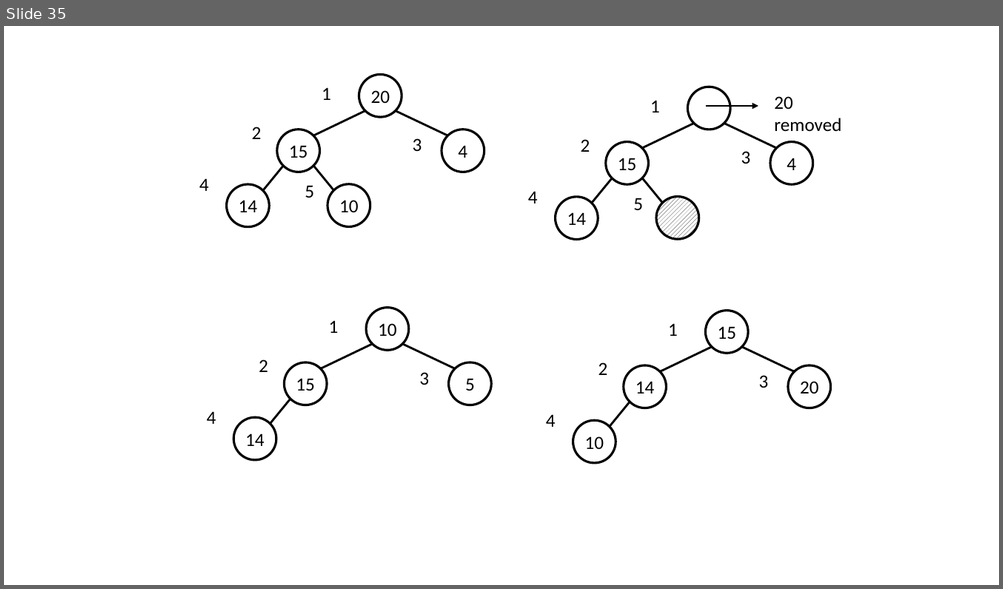
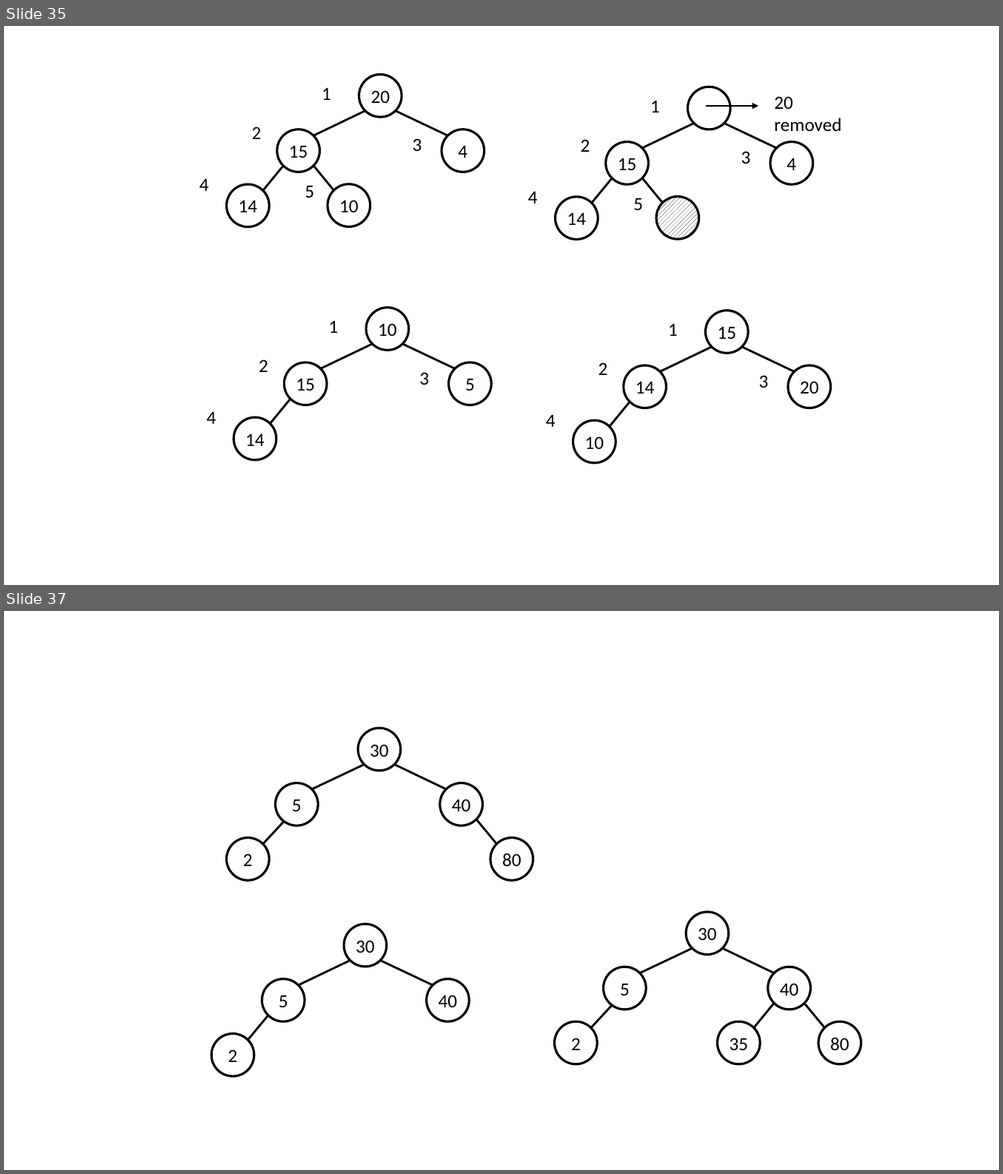
Before and after one commit to resourceful/lecture_dsa2017-1, a slide deck: DSA07-Tree/figures/figures.pptx. Shown one above the other, each under a label of ours: slide 35 before the commit, slides 35 and 37 after it; the slides between them are not shown. The pictures are 1003x589 and 1003x1174 pixels, drawn with LibreOffice and Linux fonts; fonts in the diff are those of the drawing. Boxes give left, top, right and bottom in pixels: in the first picture for what was removed or moved away, otherwise in the second. Text is boxed around its words. In the diff, an @@ line names an element or a change of style, - is before the commit and + after.

```diff
--- a/DSA07-Tree/figures/figures.pptx
+++ b/DSA07-Tree/figures/figures.pptx
@@ slide 37 added at (4, 611, 999, 1170), background #FFFFFF @@
@@ group added at (226, 728, 533, 880): 5 ellipses, 4 lines @@
+30
+40
+80
+5
+2
@@ ellipse added at (344, 924, 386, 967), fill #FFFFFF, outline #000000 2.25 pt, 18 pt, text #000000 @@
+30
@@ line added from (350, 961) to (298, 985), #000000 2 pt @@
@@ line added from (380, 961) to (432, 985), #000000 2 pt @@
@@ ellipse added at (262, 980, 304, 1022), fill #FFFFFF, outline #000000 2.25 pt, 18 pt, text #000000 @@
+5
@@ ellipse added at (427, 980, 469, 1022), fill #FFFFFF, outline #000000 2.25 pt, 18 pt, text #000000 @@
+40
@@ group added at (555, 912, 860, 1065): 6 ellipses, 5 lines @@
+30
+40
+80
+35
+5
+2
@@ line added from (268, 1015) to (248, 1040), #000000 2 pt @@
@@ ellipse added at (211, 1034, 254, 1076), fill #FFFFFF, outline #000000 2.25 pt, 18 pt, text #000000 @@
+2
```
Also in this commit, not shown: 3 other slides added, 2 other files.
